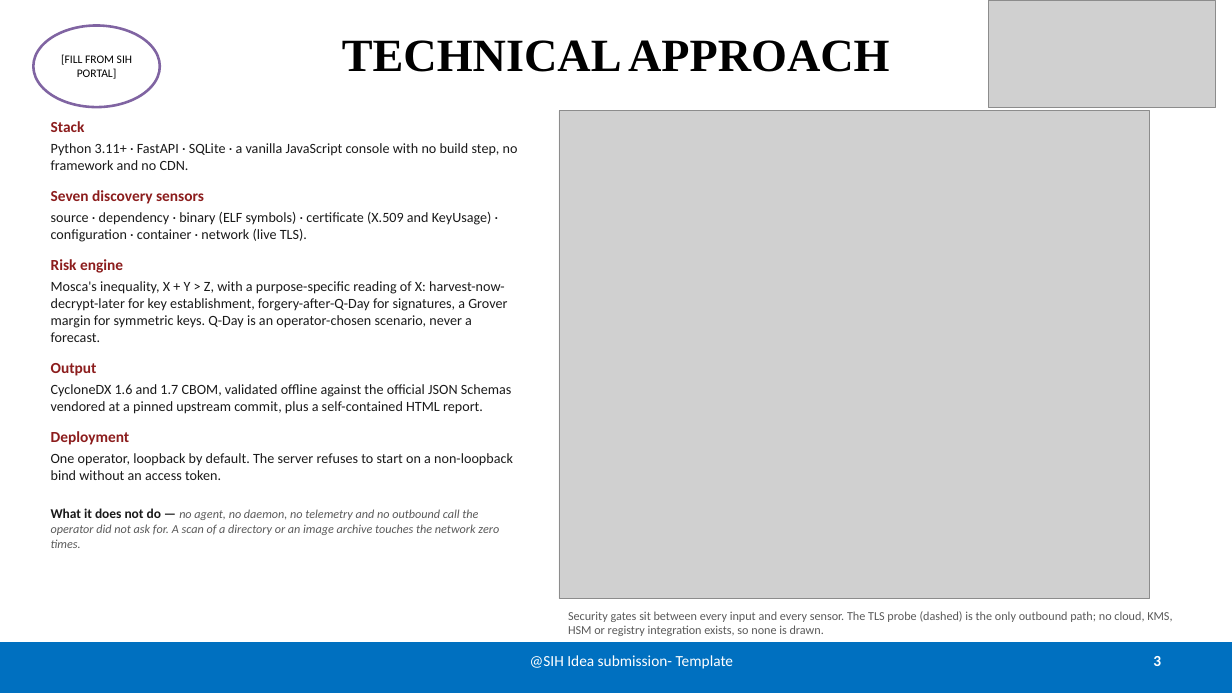
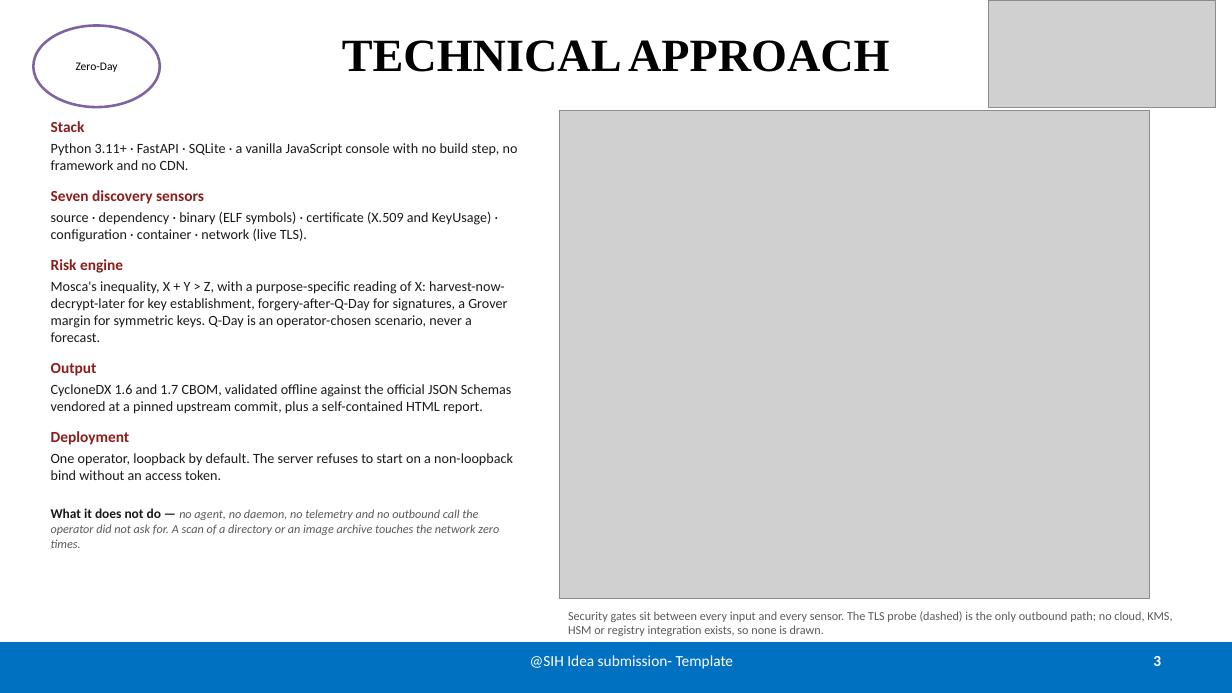
Before and after one commit to sgtsujith141-wq/cryptodrishti, a slide deck: slide 3 of submission/CryptoDrishti-SIH26164-Idea-Presentation.pptx. Drawn at 1232x693 pixels with LibreOffice and Linux fonts; fonts in the diff are those of the drawing; grey boxes stand for pictures. Boxes give left, top, right and bottom in pixels: in the first picture for what was removed or moved away, otherwise in the second. Text is boxed around its words. In the diff, an @@ line names an element or a change of style, - is before the commit and + after.

```diff
--- a/submission/CryptoDrishti-SIH26164-Idea-Presentation.pptx
+++ b/submission/CryptoDrishti-SIH26164-Idea-Presentation.pptx
@@ text in ellipse at [76, 62, 118, 72]: text changed @@
-[FILL FROM SIH PORTAL]
+Zero-Day
```
Also in this commit, not shown: 5 other slides changed, 7 other files.
